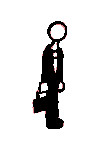
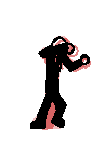
Layers edited between the first and the second 108px x 144px image:
added layer "blind_idle" (1st of 2) above "blind_idle" over bbox(30, 21, 91, 130)
hid "idle", opacity 100% → 29% over bbox(30, 21, 91, 130)
